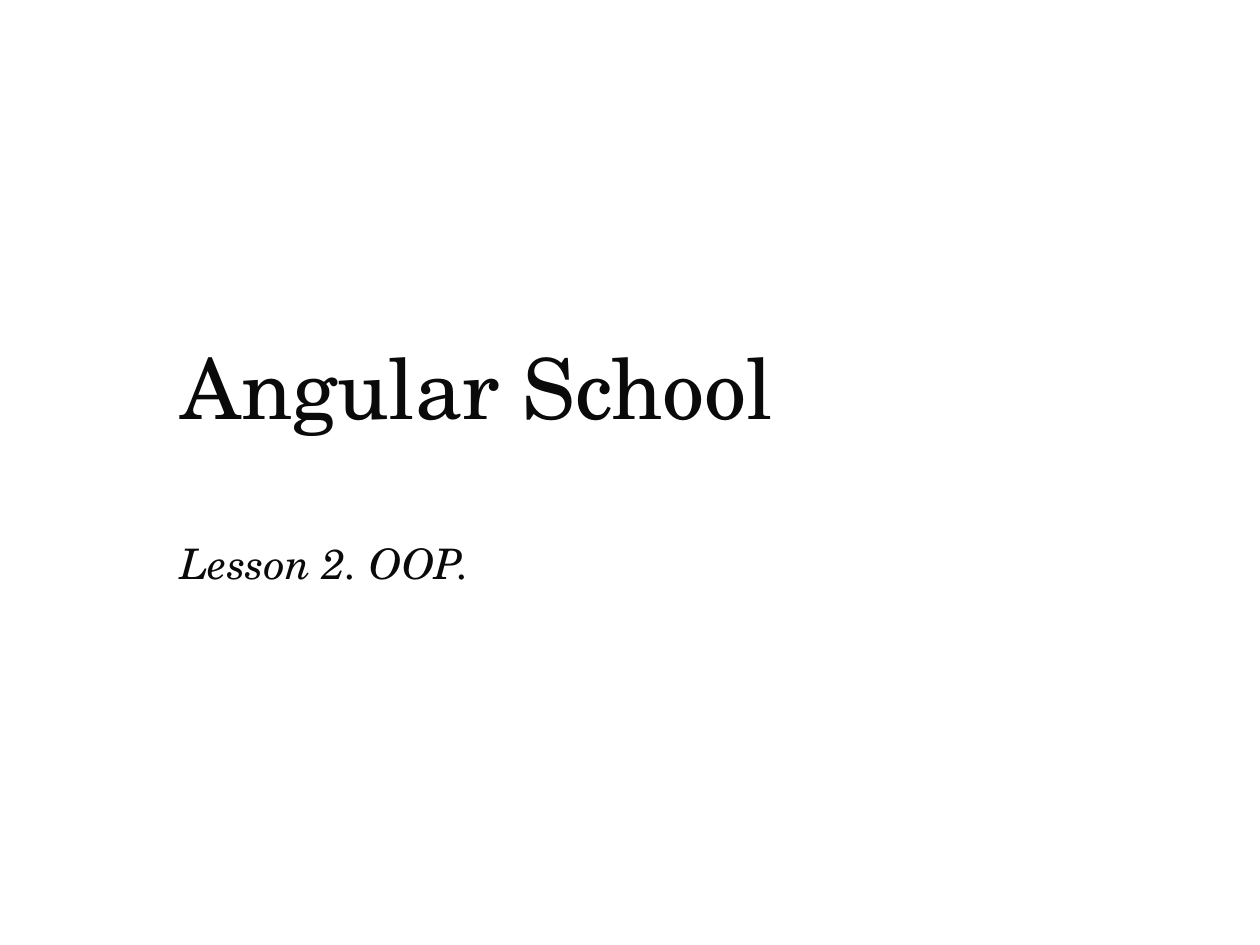
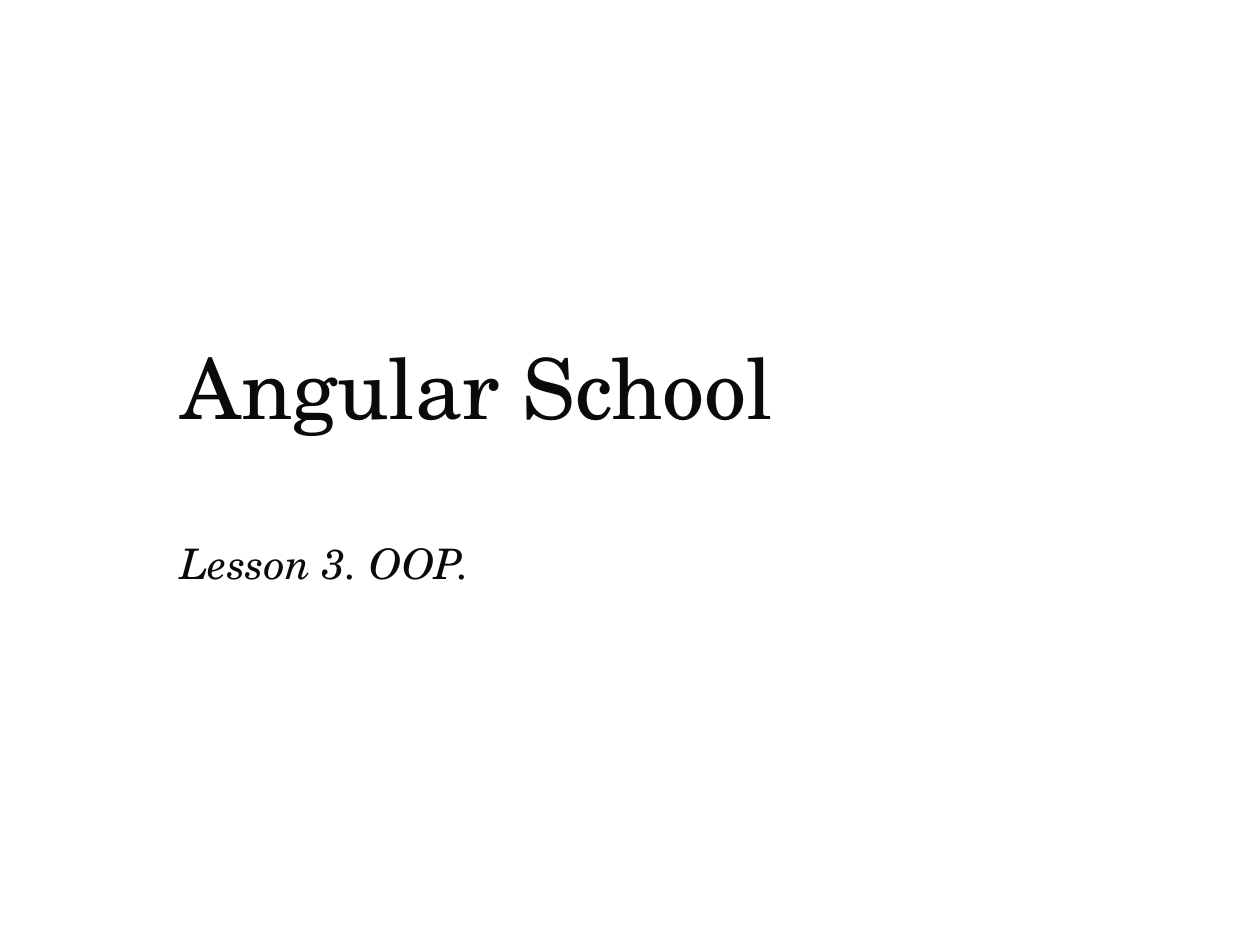
Before and after one commit to maltez/Angular, a slide deck: slide 1 of Presentations/03_OOP.pptx. Drawn at 1260x945 pixels with LibreOffice and Linux fonts; fonts in the diff are those of the drawing. Boxes give left, top, right and bottom in pixels: in the first picture for what was removed or moved away, otherwise in the second. Text is boxed around its words. In the diff, an @@ line names an element or a change of style, - is before the commit and + after.

```diff
--- a/Presentations/03_OOP.pptx
+++ b/Presentations/03_OOP.pptx
@@ text at <box>181,548,470,580</box>: text changed @@
-Lesson 2. OOP.
+Lesson 3. OOP.
```
Also in this commit, not shown: 36 other files.
